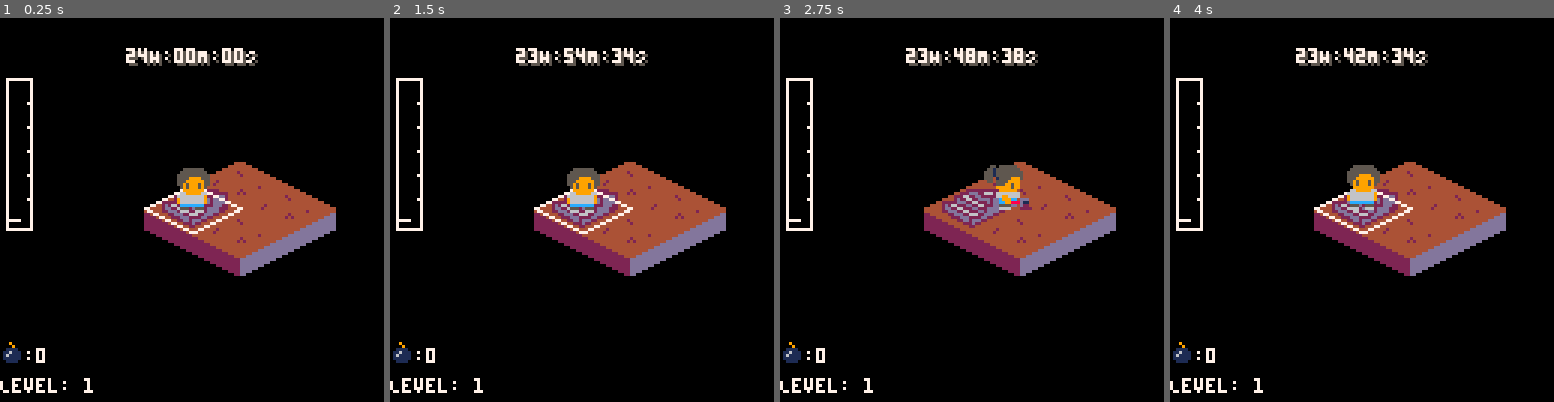
Above: before the commit, frames 1-4 (left to right).
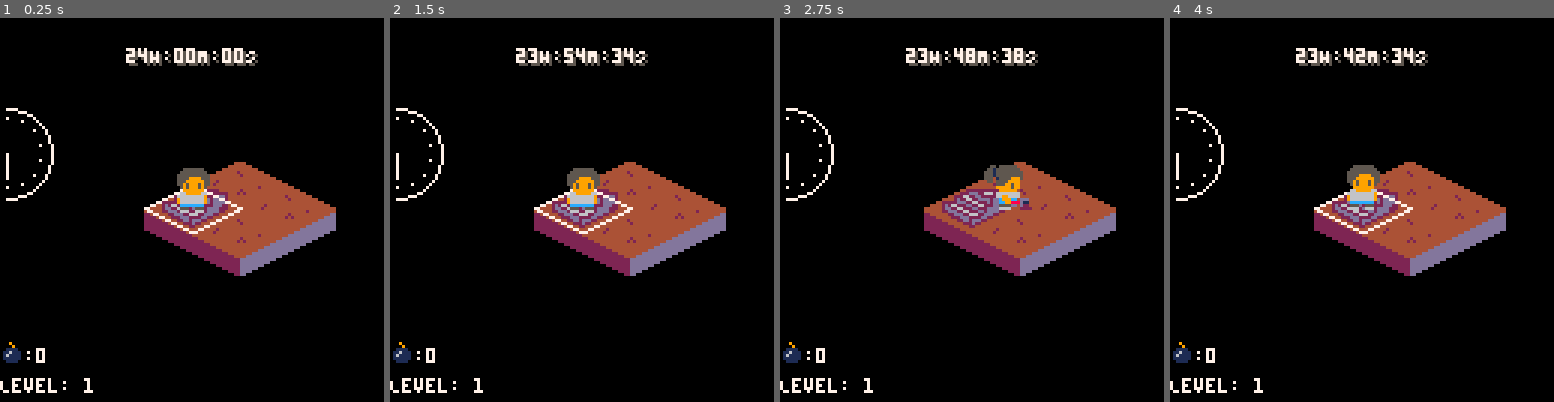
Above: after the commit, the same moments.

Repository: scottnm/collards.p8
Game: PICO-8 cartridge collards.p8
Same seed, same stepped clock (60 frames per second), same inputs: the game is played once before the commit and once after it.
Inputs:
- Up to frame 1 (0.25 s): no input
- Up to frame 2 (1.5 s): tap X (X key) at 0.33, 1.07 s; tap O (Z key) at 0.7 s
- Up to frame 3 (2.75 s): hold Right 1.6-2.1 s; tap O (Z key) at 1.7, 2.1, 2.5 s; tap X (X key) at 1.85 s; hold Up 2.15-2.42 s; hold Right from 2.47 s (still down)
- Up to frame 4 (4 s): tap O (Z key) at 2.9, 3.3, 3.7 s; tap X (X key) at 2.97 s; release Right at 3.03 s; hold Left 3.08-3.58 s; hold Down 3.63-3.97 s

The runs differ from the first frame. In frame 1, 0.9% of the frame differs, in the area x 1-15%, y 15-56%; in frame 2, 0.9%; in frame 3, 0.9%; in frame 4, 0.9%.

Commit message:
prototyped a circular dial. Meh I didn't love it as much as I thought I would and it ended up being more expensive

Diff:
--- a/main.lua
+++ b/main.lua
@@ -701,29 +701,45 @@
 end
 
 function draw_detector_ui(detector)
-    -- dui == detector ui
-    g_dui = { x = 2, y = 20, w = 8, h = 50 }
-
-    rect(g_dui.x, g_dui.y, g_dui.x + g_dui.w, g_dui.y + g_dui.h, Colors.White)
-
     -- also add some shake for flair
     local cursor_shake = 0
     if rnd(1) > 0.7 then -- only shake a ~30% of frames.
-        cursor_shake = (rnd(2) - 1) / g_dui.h
+        cursor_shake = (rnd(2) - 1) / 50
     end
 
     -- cursor_val is a ratio between 0->1 of how far up the detector bar the cursor should be
     -- invert the ratio since y values grow downwards
     -- clamp between 0.05 and 0.95 so our cursor is always within the detector UI
-    local adj_cursor_val = clamp(0.05, 1 - detector.cursor_val + cursor_shake, 0.95)
-    local cursor_y = g_dui.y + (g_dui.h * adj_cursor_val)
-    line(g_dui.x, cursor_y, g_dui.x + (g_dui.w * .60), cursor_y)
-
-    -- draw some markers on the right side of the meter to make this look more like a measuring device
-    g_num_markers = 5
-    for i=1,g_num_markers do
-        local marker_ofs = flr(g_dui.h/(g_num_markers+1)) * i
-        pset(g_dui.x+g_dui.w-1, g_dui.y + marker_ofs, Colors.White)
+    local adj_cursor_val = clamp(0.01, 1 - detector.cursor_val + cursor_shake, 0.99)
+
+    g_dial_pos = { x = 2, y = 45 }
+    g_dial_radius = 15
+
+    -- draw the dial body (draw a half-moon by drawing a circle and clipping out the left half)
+    clip(g_dial_pos.x, 0, 126, 128)
+    circ(g_dial_pos.x, g_dial_pos.y, g_dial_radius, Colors.White)
+    clip() -- restore the clipping rect
+
+    function calc_dial_pos(ratio, factor)
+        -- mul by 1/2 because our full ratio only covers half the circle
+        -- subtract 0.25 so our 0 position is at the top of the unit circle
+        local angle = (ratio * 0.5) - 0.25
+        local x = cos(angle) * factor
+        local y = -1 * sin(angle) * factor  -- pico8s sin is y-inverted so flip the y value back
+        return x,y
+    end
+
+    -- draw the dial
+    local dial_x, dial_y = calc_dial_pos(adj_cursor_val, 0.6 * g_dial_radius)
+    line(g_dial_pos.x, g_dial_pos.y, g_dial_pos.x + dial_x, g_dial_pos.y + dial_y, Colors.White)
+
+    -- draw the dial markers
+    g_num_marks = 7
+    for i=0,g_num_marks do
+        dial_x, dial_y = calc_dial_pos(i/g_num_marks, g_dial_radius * .8)
+        pset(g_dial_pos.x + dial_x, g_dial_pos.y + dial_y, Colors.White)
+        dial_x = cos(dial_angle) * g_dial_radius
+        dial_y = -1 * sin(dial_angle) * g_dial_radius
     end
 end
 
